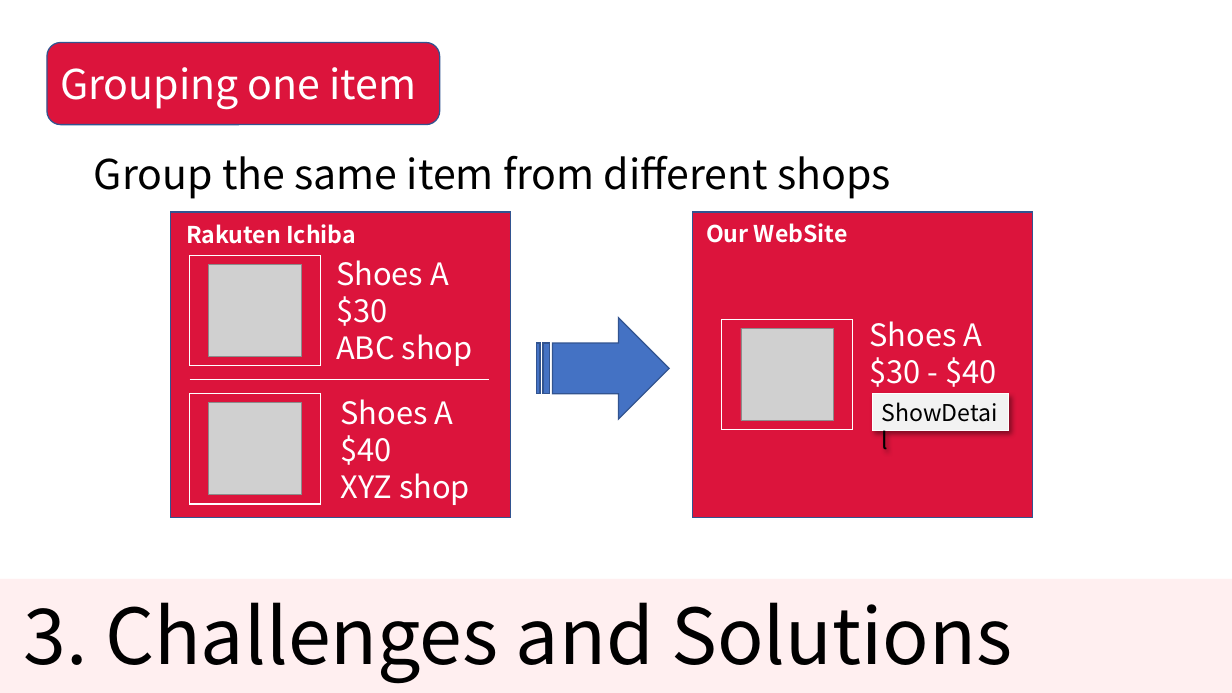
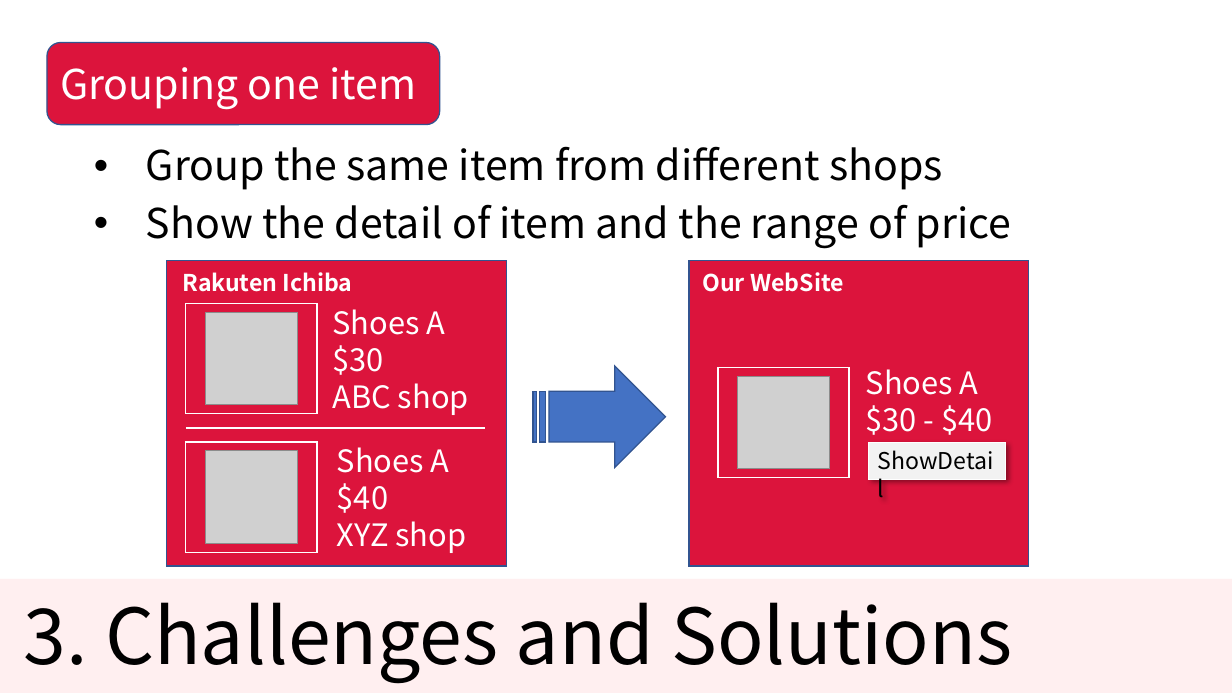
Before and after one commit to KNobuki/Rakuten_fashion, a slide deck: slide 14 of presentation/Presentation.pptx (slide 11 before the commit). Drawn at 1232x693 pixels with LibreOffice and Linux fonts; fonts in the diff are those of the drawing; grey boxes stand for pictures. Boxes give left, top, right and bottom in pixels: in the first picture for what was removed or moved away, otherwise in the second. Text is boxed around its words. In the diff, an @@ line names an element or a change of style, - is before the commit and + after.

```diff
--- a/presentation/Presentation.pptx
+++ b/presentation/Presentation.pptx
@@ text "Group the same item from ...": place and size @@
-text "Group the same item from ..." at [94, 155, 891, 199]
+text "Group the same item from ..." at [146, 146, 1011, 249]
@@ text at [146, 146, 943, 190]: bullet none to • @@
@@ text at [146, 204, 1011, 249]: paragraph added @@
+• Show the detail of item and the range of price
@@ 6 rectangles, 5 texts, 3 pictures, 1 line, 1 striped right arrow: place and size @@
-6 rectangles, 5 texts, 3 pictures, 1 line, 1 striped right arrow at [171, 213, 1033, 518]
+6 rectangles, 5 texts, 3 pictures, 1 line, 1 striped right arrow at [167, 261, 1030, 567]
```
Also in this commit, not shown: 10 other slides changed, 5 slides added.
